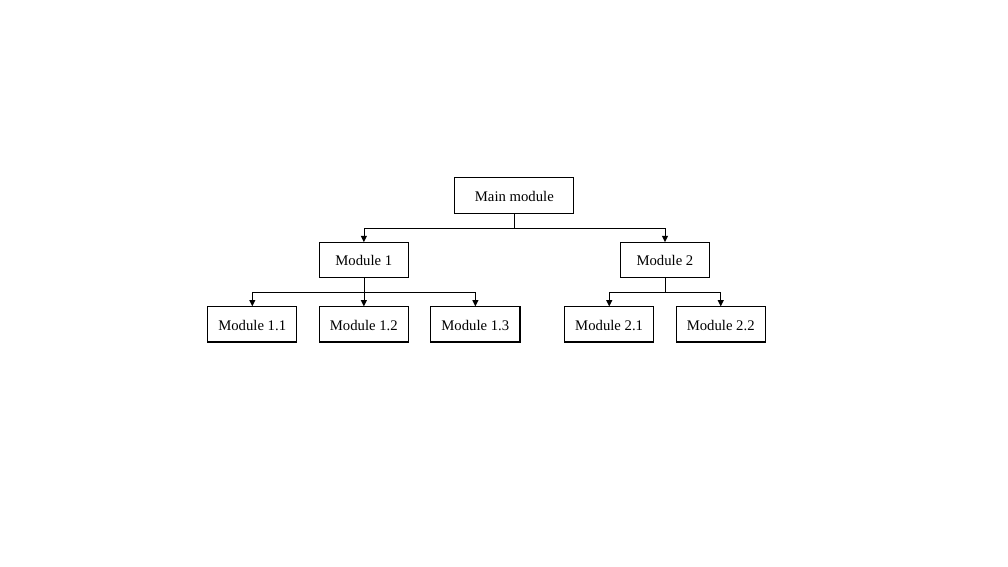
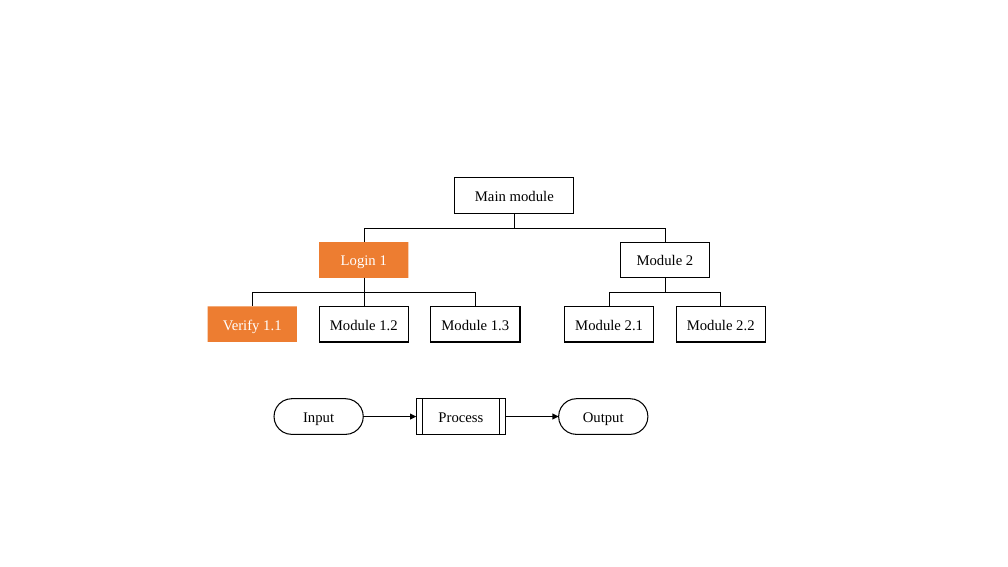
Before and after one commit to glplaman/glplaman.github.io, a slide deck: slide 5 of se/file/se.pptx. Drawn at 1008x567 pixels with LibreOffice and Linux fonts; fonts in the diff are those of the drawing. Boxes give left, top, right and bottom in pixels: in the first picture for what was removed or moved away, otherwise in the second. Text is boxed around its words. In the diff, an @@ line names an element or a change of style, - is before the commit and + after.

```diff
--- a/se/file/se.pptx
+++ b/se/file/se.pptx
@@ elbow arrow (514, 214) - (364, 242): elbow arrow to elbow line @@
@@ elbow arrow (514, 214) - (665, 242): elbow arrow to elbow line @@
@@ rectangle "Login 1" at [319, 242, 408, 278]: fill none to #ED7D31; outline #000000 1 pt to none @@
@@ text in rectangle at [341, 255, 387, 268]: text changed; text colour #000000 to #FFFFFF @@
-Module 1
+Login 1
@@ elbow arrow (364, 278) - (253, 306): elbow arrow to elbow line @@
@@ elbow arrow (364, 278) - (476, 306): elbow arrow to elbow line @@
@@ arrow (364, 278) - (364, 306): arrow to line @@
@@ elbow arrow (665, 278) - (609, 306): elbow arrow to elbow line @@
@@ elbow arrow (665, 278) - (721, 306): elbow arrow to elbow line @@
@@ rectangle "Verify 1.1" at [208, 306, 297, 342]: fill none to #ED7D31; outline #000000 1 pt to none @@
@@ text in rectangle at [223, 319, 281, 333]: text changed; text colour #000000 to #FFFFFF @@
-Module 1.1
+Verify 1.1
@@ rounded rectangle added at [274, 399, 363, 434], outline #000000 1 pt, 14 pt, text #000000 @@
+Input
@@ arrow added from (364, 417) to (417, 417), #000000 0.5 pt @@
@@ rectangle added at [417, 399, 506, 434], outline #000000 1 pt, 14 pt, text #000000 @@
+Process
@@ rectangle added at [417, 399, 423, 434], outline #000000 1 pt @@
@@ rectangle added at [500, 399, 506, 434], outline #000000 1 pt @@
@@ arrow added from (506, 417) to (559, 417), #000000 0.5 pt @@
@@ rounded rectangle added at [559, 399, 648, 434], outline #000000 1 pt, 14 pt, text #000000 @@
+Output
```
Also in this commit, not shown: 1 slide added, 9 other files.
